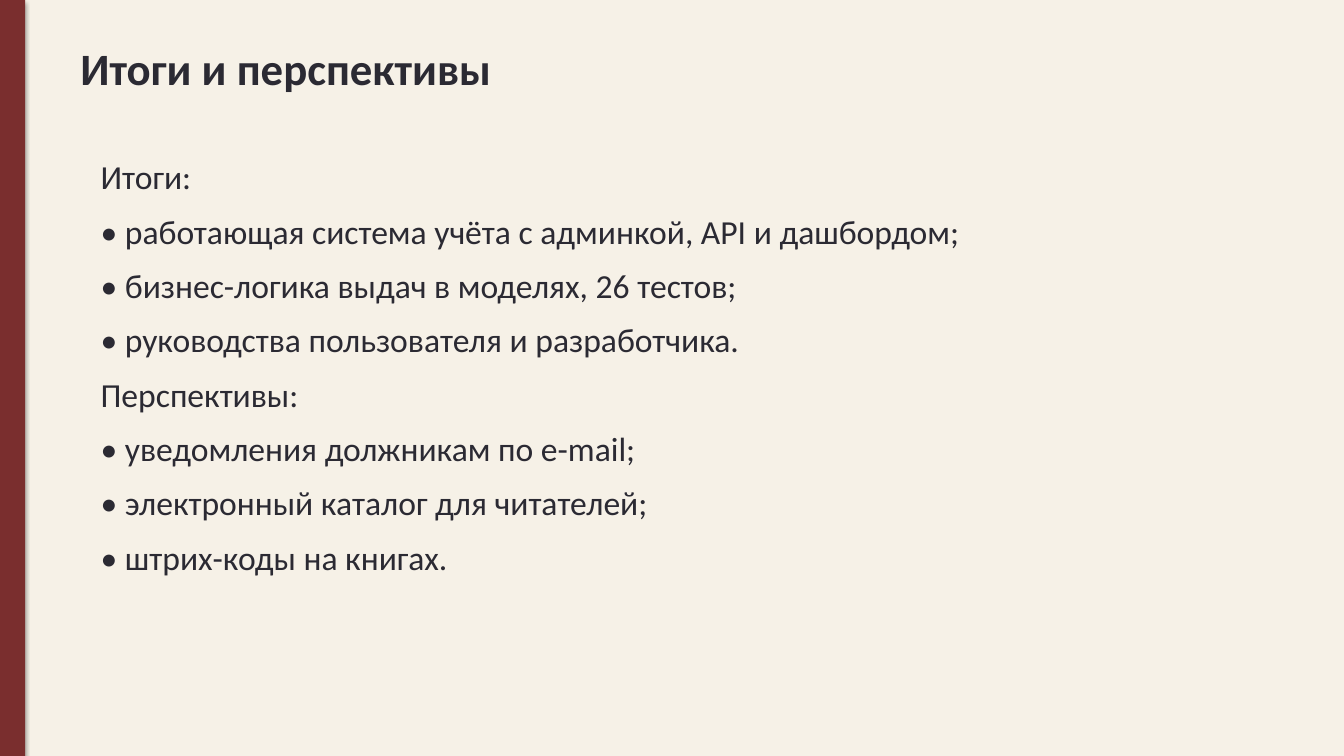
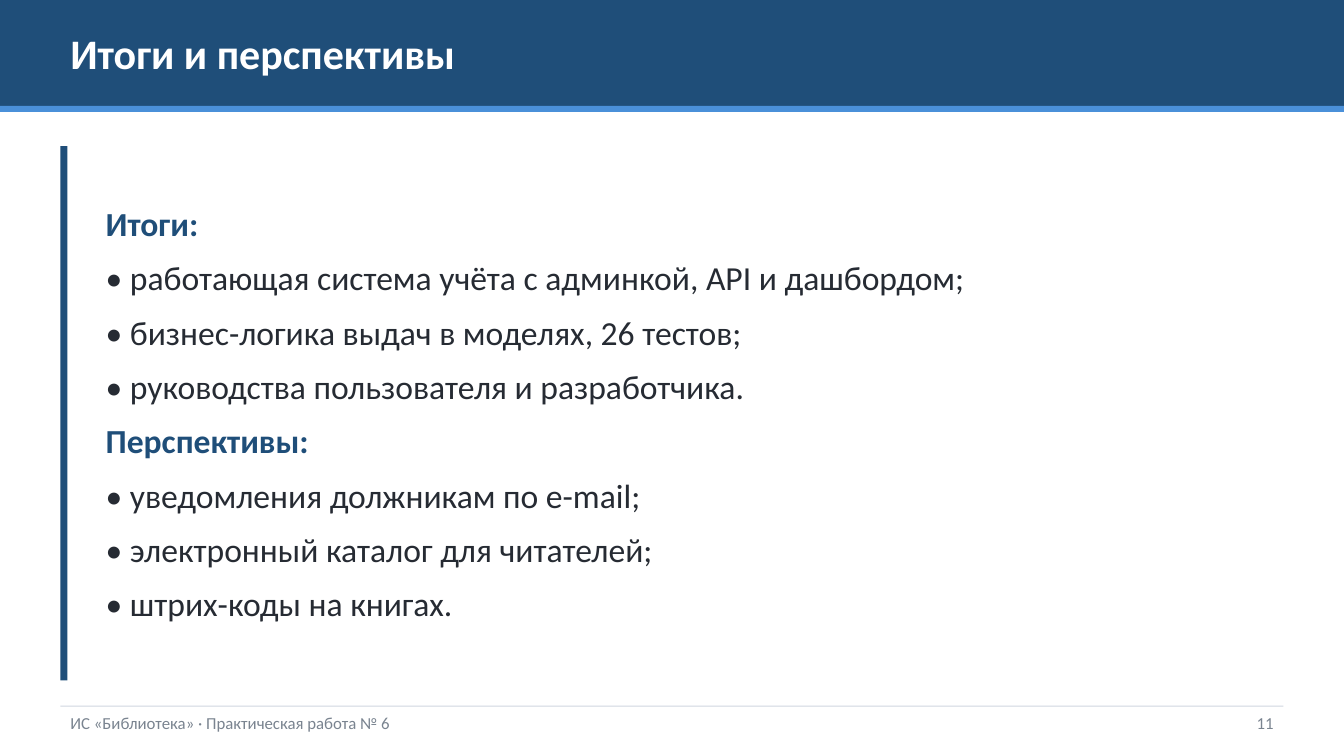
Before and after one commit to aaa111ws/MDK04.01-, a slide deck: slide 11 of pr6/Презентация.pptx. Drawn at 1344x756 pixels with LibreOffice and Linux fonts; fonts in the diff are those of the drawing. Boxes give left, top, right and bottom in pixels: in the first picture for what was removed or moved away, otherwise in the second. Text is boxed around its words. In the diff, an @@ line names an element or a change of style, - is before the commit and + after.

```diff
--- a/pr6/Презентация.pptx
+++ b/pr6/Презентация.pptx
@@ background #F6F1E7 to #FFFFFF @@
@@ rectangle added at (0, 0, 1344, 106), fill #1F4E79 @@
@@ text "Итоги и перспективы": place and size @@
-text "Итоги и перспективы" at (80, 56, 491, 92)
+text "Итоги и перспективы" at (70, 41, 455, 76)
@@ text "Итоги и перспективы" at (70, 41, 455, 76): size 32 to 30 pt, text colour #2B2A33 to #FFFFFF; more space between paragraphs; vertical alignment top to middle @@
@@ rectangle added at (0, 106, 1344, 112), fill #4A90D9 @@
@@ rectangle: place and size @@
-rectangle at (0, 0, 25, 756)
+rectangle at (60, 146, 68, 681)
@@ rectangle at (60, 146, 68, 681): fill #7A2E2E to #1F4E79; shadow off @@
@@ text "Итоги:" at (106, 214, 965, 622): text colour #2B2A33 to #1F4E79, bold on in "Итоги:", "Перспективы:"; text colour #2B2A33 to #262B33; vertical alignment top to middle @@
@@ rectangle added at (60, 706, 1284, 707), fill #D0D7E0 @@
@@ text added at (70, 717, 389, 732), 12 pt, text #7A8490 @@
+ИС «Библиотека» · Практическая работа № 6
@@ text added at (1257, 718, 1274, 729), 12 pt, text #7A8490 @@
+11
```
Also in this commit, not shown: 11 other slides changed.
